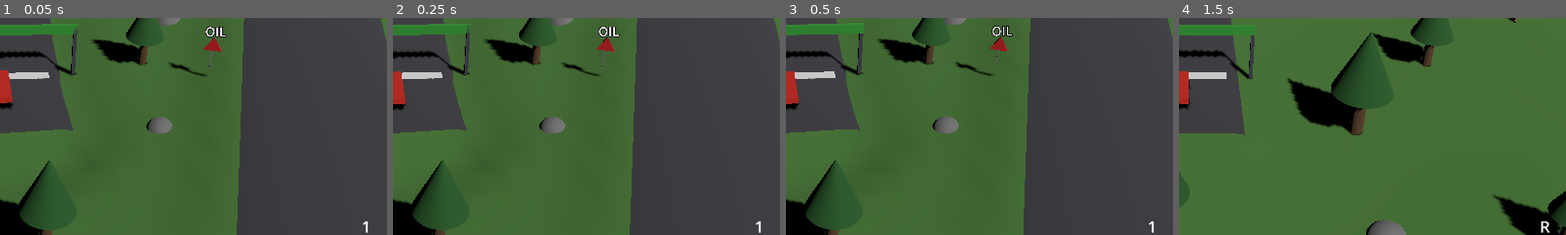
Above: before the commit, frames 1-4 (left to right).
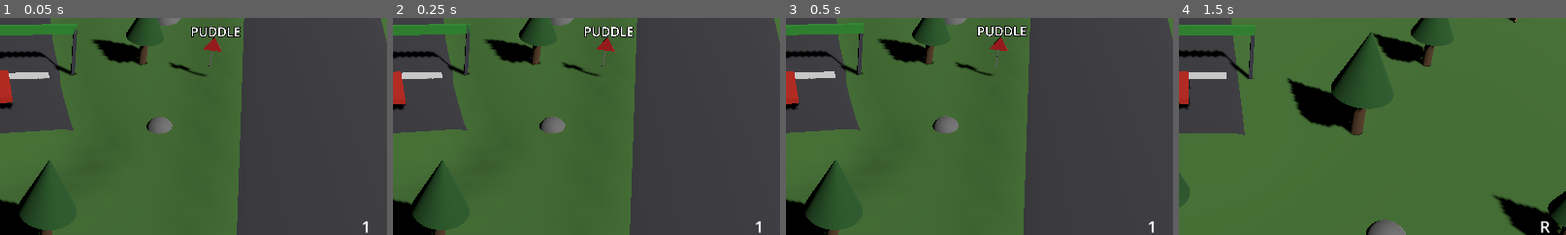
Above: after the commit, the same moments.

Repository: JulianHeissinger/RallyGame
Game: Godot game, scene res://scenes/stage.tscn
Two runs of this game, one before a commit and one after it. Both use one fixed random seed, a clock stepped at 60 frames per second and the inputs below. The project has no main scene, so this scene is started directly.
Inputs:
- Up to frame 1 (0.05 s): no input
- Up to frame 2 (0.25 s): no input
- Up to frame 3 (0.5 s): no input
- Up to frame 4 (1.5 s): hold D (steer_right) 0.53-1.28 s; hold R (reroll_stage) 0.53-1.28 s; hold S (brake) from 1.28 s (still down); tap W (throttle) at 1.35 s
The pictures show only the part of the screen within x 50-100%, y 34-84%; the shares and areas given below are measured in that part.

The runs differ from the first frame. In frame 1, 0.5% of the frame differs, in the area x 49-63%, y 4-9%; in frame 2, 0.5%; in frame 3, 0.5%; in frame 4, nothing differs.

Commit message:
feat: add rockfall, falling tree and rolling hazards
Rocks fall from the verge onto the road, a tree falls across the road
(solid, lethal at speed), a cheese wheel and a tumbleweed roll across,
and a runaway wheel rolls toward the car. Completes task 6.7; notes
headless script watchdog and steering in AGENTS.md and the tuning to do
in the roadmap.

Diff:
--- /dev/null
+++ b/data/hazards/cheese_wheel.tres
@@ -0,0 +1,13 @@
+[gd_resource type="Resource" script_class="HazardDef" format=3]
+
+[ext_resource type="PackedScene" path="res://scenes/hazards/cheese_wheel.tscn" id="1_scene"]
+[ext_resource type="Script" path="res://scripts/hazards/hazard_def.gd" id="2_def"]
+
+[resource]
+script = ExtResource("2_def")
+name = "cheese_wheel"
+scene = ExtResource("1_scene")
+min_difficulty = 1
+sign_text = "CHEESE"
+surfaces = PackedStringArray()
+on_road = false
--- /dev/null
+++ b/data/hazards/falling_tree.tres
@@ -0,0 +1,13 @@
+[gd_resource type="Resource" script_class="HazardDef" format=3]
+
+[ext_resource type="PackedScene" path="res://scenes/hazards/falling_tree.tscn" id="1_scene"]
+[ext_resource type="Script" path="res://scripts/hazards/hazard_def.gd" id="2_def"]
+
+[resource]
+script = ExtResource("2_def")
+name = "falling_tree"
+scene = ExtResource("1_scene")
+min_difficulty = 2
+sign_text = "TREE"
+surfaces = PackedStringArray()
+on_road = false
--- /dev/null
+++ b/data/hazards/rockfall.tres
@@ -0,0 +1,13 @@
+[gd_resource type="Resource" script_class="HazardDef" format=3]
+
+[ext_resource type="PackedScene" path="res://scenes/hazards/rockfall.tscn" id="1_scene"]
+[ext_resource type="Script" path="res://scripts/hazards/hazard_def.gd" id="2_def"]
+
+[resource]
+script = ExtResource("2_def")
+name = "rockfall"
+scene = ExtResource("1_scene")
+min_difficulty = 2
+sign_text = "ROCKFALL"
+surfaces = PackedStringArray()
+on_road = false
--- /dev/null
+++ b/data/hazards/runaway_wheel.tres
@@ -0,0 +1,13 @@
+[gd_resource type="Resource" script_class="HazardDef" format=3]
+
+[ext_resource type="PackedScene" path="res://scenes/hazards/runaway_wheel.tscn" id="1_scene"]
+[ext_resource type="Script" path="res://scripts/hazards/hazard_def.gd" id="2_def"]
+
+[resource]
+script = ExtResource("2_def")
+name = "runaway_wheel"
+scene = ExtResource("1_scene")
+min_difficulty = 1
+sign_text = "WHEEL"
+surfaces = PackedStringArray()
+on_road = true
--- /dev/null
+++ b/data/hazards/tumbleweed.tres
@@ -0,0 +1,13 @@
+[gd_resource type="Resource" script_class="HazardDef" format=3]
+
+[ext_resource type="PackedScene" path="res://scenes/hazards/tumbleweed.tscn" id="1_scene"]
+[ext_resource type="Script" path="res://scripts/hazards/hazard_def.gd" id="2_def"]
+
+[resource]
+script = ExtResource("2_def")
+name = "tumbleweed"
+scene = ExtResource("1_scene")
+min_difficulty = 1
+sign_text = "TUMBLEWEED"
+surfaces = PackedStringArray()
+on_road = false
--- /dev/null
+++ b/scenes/hazards/cheese_wheel.tscn
@@ -0,0 +1,33 @@
+[gd_scene format=3]
+
+[ext_resource type="Script" path="res://scripts/hazards/roller.gd" id="1_roller"]
+
+[sub_resource type="CylinderShape3D" id="Shape"]
+height = 0.5
+radius = 0.8
+
+[sub_resource type="StandardMaterial3D" id="Material"]
+albedo_color = Color(0.98, 0.8, 0.25, 1)
+
+[sub_resource type="CylinderMesh" id="Mesh"]
+material = SubResource("Material")
+top_radius = 0.8
+bottom_radius = 0.8
+height = 0.5
+
+[node name="CheeseWheel" type="Node3D"]
+script = ExtResource("1_roller")
+radius = 0.8
+
+[node name="Body" type="RigidBody3D" parent="."]
+collision_layer = 2
+collision_mask = 3
+mass = 120.0
+freeze = true
+metadata/impact_scale = 0.5
+
+[node name="Collision" type="CollisionShape3D" parent="Body"]
+shape = SubResource("Shape")
+
+[node name="Mesh" type="MeshInstance3D" parent="Body"]
+mesh = SubResource("Mesh")
--- /dev/null
+++ b/scenes/hazards/falling_tree.tscn
@@ -0,0 +1,7 @@
+[gd_scene format=3]
+
+[ext_resource type="Script" path="res://scripts/hazards/falling_tree.gd" id="1_script"]
+
+[node name="FallingTree" type="Node3D"]
+script = ExtResource("1_script")
+lead_time = 2.5
--- /dev/null
+++ b/scenes/hazards/rockfall.tscn
@@ -0,0 +1,6 @@
+[gd_scene format=3]
+
+[ext_resource type="Script" path="res://scripts/hazards/rockfall.gd" id="1_script"]
+
+[node name="Rockfall" type="Node3D"]
+script = ExtResource("1_script")
--- /dev/null
+++ b/scenes/hazards/runaway_wheel.tscn
@@ -0,0 +1,36 @@
+[gd_scene format=3]
+
+[ext_resource type="Script" path="res://scripts/hazards/roller.gd" id="1_roller"]
+
+[sub_resource type="CylinderShape3D" id="Shape"]
+height = 0.25
+radius = 0.35
+
+[sub_resource type="StandardMaterial3D" id="Material"]
+albedo_color = Color(0.08, 0.08, 0.08, 1)
+
+[sub_resource type="CylinderMesh" id="Mesh"]
+material = SubResource("Material")
+top_radius = 0.35
+bottom_radius = 0.35
+height = 0.25
+
+[node name="RunawayWheel" type="Node3D"]
+script = ExtResource("1_roller")
+lead_time = 4.0
+speed = 8.0
+across = false
+radius = 0.35
+
+[node name="Body" type="RigidBody3D" parent="."]
+collision_layer = 2
+collision_mask = 3
+mass = 25.0
+freeze = true
+metadata/impact_scale = 0.3
+
+[node name="Collision" type="CollisionShape3D" parent="Body"]
+shape = SubResource("Shape")
+
+[node name="Mesh" type="MeshInstance3D" parent="Body"]
+mesh = SubResource("Mesh")
--- /dev/null
+++ b/scenes/hazards/tumbleweed.tscn
@@ -0,0 +1,36 @@
+[gd_scene format=3]
+
+[ext_resource type="Script" path="res://scripts/hazards/roller.gd" id="1_roller"]
+
+[sub_resource type="SphereShape3D" id="Shape"]
+radius = 0.5
+
+[sub_resource type="StandardMaterial3D" id="Material"]
+transparency = 1
+albedo_color = Color(0.6, 0.45, 0.25, 0.8)
+
+[sub_resource type="SphereMesh" id="Mesh"]
+material = SubResource("Material")
+radius = 0.5
+height = 1.0
+
+[node name="Tumbleweed" type="Node3D"]
+script = ExtResource("1_roller")
+speed = 4.0
+start_gap = 3.0
+early = 0.5
+push = true
+radius = 0.5
+
+[node name="Body" type="RigidBody3D" parent="."]
+collision_layer = 2
+collision_mask = 3
+mass = 5.0
+freeze = true
+metadata/impact_scale = 0.0
+
+[node name="Collision" type="CollisionShape3D" parent="Body"]
+shape = SubResource("Shape")
+
+[node name="Mesh" type="MeshInstance3D" parent="Body"]
+mesh = SubResource("Mesh")
--- /dev/null
+++ b/scripts/hazards/falling_tree.gd
@@ -0,0 +1,50 @@
+class_name FallingTree
+extends ApproachHazard
+## A tree standing at the road edge that falls across the road on approach, pivoting on its base
+## in the verge, over `fall_time` seconds and speeding up as it falls. Once down it is a
+## `FallenTree` (in group `solid`, lethal at speed) with its crown at the tip on the road.
+
+const TREE_SCENE := preload("res://scenes/hazards/fallen_tree.tscn")
+
+@export var fall_time := 1.2
+
+var _pivot := Node3D.new()
+var _tree: FallenTree
+var _upright := 0.0
+var _timer := 0.0
+
+
+func _setup(def: HazardDef, rng: RandomNumberGenerator) -> void:
+	_tree = TREE_SCENE.instantiate()
+	_tree.transform = transform
+	_tree.setup(def, car, path, rng)
+	# The trunk runs from the gap end on the road to the base in the verge; the base is the end
+	# farther from the origin, on the side of the trunk centre.
+	var trunk: CollisionShape3D
+	var crown: MeshInstance3D
+	for child in _tree.get_children():
+		if child is CollisionShape3D:
+			trunk = child
+		elif child is MeshInstance3D and child.mesh is SphereMesh:
+			crown = child
+	var length := (trunk.shape as CylinderShape3D).height
+	var side := signf(trunk.position.x)
+	var base := trunk.position.x + side * length / 2.0
+	var tip := trunk.position.x - side * length / 2.0
+	crown.position.x = tip
+	_pivot.position = Vector3(base, 0.0, 0.0)
+	_tree.transform = Transform3D(Basis.IDENTITY, Vector3(-base, 0.0, 0.0))
+	# Rotating about the road direction (z) by -side * 90° stands the trunk up from its base.
+	_upright = -side * PI / 2.0
+	_pivot.rotation.z = _upright
+	_pivot.add_child(_tree)
+	add_child(_pivot)
+
+
+func _physics_process(delta: float) -> void:
+	super(delta)
+	if not triggered or _timer >= fall_time:
+		return
+	_timer = minf(_timer + delta, fall_time)
+	var t := _timer / fall_time
+	_pivot.rotation.z = _upright * (1.0 - t * t)
--- /dev/null
+++ b/scripts/hazards/rockfall.gd
@@ -0,0 +1,57 @@
+class_name Rockfall
+extends ApproachHazard
+## Rocks that fall from the verge on a seeded side onto the road on approach. Each rock spawns
+## `drop_height` m up beside the road and is thrown toward the road; they stay there as obstacles.
+## Like the sheep they live on collision layer 2, so the car hits them but never stands on them.
+
+const STONE := Color(0.45, 0.42, 0.38)
+
+@export var count_range := Vector2i(4, 8)
+## Rocks spread over this many m along the road, centred on the placement.
+@export var spread_along := 12.0
+@export var size_range := Vector2(0.6, 1.0)
+## Mass in kg of a 1 m rock; smaller rocks scale with volume.
+@export var density := 300.0
+@export var drop_height := 8.0
+## Spawn distance range in m beyond the road edge.
+@export var gap_range := Vector2(2.0, 4.0)
+## Speed range in m/s toward the road at spawn.
+@export var throw_speed := Vector2(3.0, 6.0)
+@export var impact_scale := 0.5
+
+var _rng: RandomNumberGenerator
+var _side := 1.0
+
+
+func _setup(_def: HazardDef, rng: RandomNumberGenerator) -> void:
+	_rng = rng
+	_side = 1.0 if rng.randf() < 0.5 else -1.0
+
+
+func _trigger() -> void:
+	var material := HazardVisuals.material(STONE)
+	for i in _rng.randi_range(count_range.x, count_range.y):
+		var along := distance + _rng.randf_range(-spread_along, spread_along) / 2.0
+		var size := _rng.randf_range(size_range.x, size_range.y)
+		var shape := BoxShape3D.new()
+		shape.size = Vector3.ONE * size
+		var collision := CollisionShape3D.new()
+		collision.shape = shape
+		var mesh := BoxMesh.new()
+		mesh.size = shape.size
+		mesh.material = material
+		var visual := MeshInstance3D.new()
+		visual.mesh = mesh
+		var rock := RigidBody3D.new()
+		rock.collision_layer = 2
+		rock.collision_mask = 3
+		rock.mass = density * size * size * size
+		rock.set_meta("impact_scale", impact_scale)
+		rock.add_child(collision)
+		rock.add_child(visual)
+		var road := path.transform_at(along)
+		var start := verge_point(along, _side, _rng.randf_range(gap_range.x, gap_range.y)) + Vector3.UP * drop_height
+		var spin := Basis.from_euler(Vector3(_rng.randf() * TAU, _rng.randf() * TAU, _rng.randf() * TAU))
+		add_child(rock)
+		rock.global_transform = Transform3D(spin, start)
+		rock.linear_velocity = -road.basis.x * _side * _rng.randf_range(throw_speed.x, throw_speed.y)
--- /dev/null
+++ b/scripts/hazards/roller.gd
@@ -0,0 +1,56 @@
+class_name Roller
+extends ApproachHazard
+## A rolling `Body` (cheese wheel, runaway wheel, tumbleweed), frozen until triggered. `across`:
+## it starts `start_gap` m beyond the road edge on a seeded side and rolls across the road, timed
+## to reach the centreline `early` seconds before the car. Otherwise it starts on the road at the
+## placement and rolls toward the car with `lead_time`. With `push` it keeps its speed until past
+## the far verge (a tumbleweed in the wind); otherwise it only gets the start speed.
+
+@export var speed := 6.0
+@export var across := true
+@export var start_gap := 4.0
+@export var early := 1.0
+@export var push := false
+## Body radius in m; sets the start spin so it rolls without slipping.
+@export var radius := 0.5
+## Spawn height in m above the ground below the body's lowest point.
+const DROP := 0.3
+
+var _direction := Vector3.ZERO
+var _push_time := 0.0
+
+@onready var _body: RigidBody3D = $Body
+
+
+func _setup(_def: HazardDef, rng: RandomNumberGenerator) -> void:
+	var road := path.transform_at(distance)
+	var half := path.widths[clampi(path.distances.bsearch(distance), 0, path.widths.size() - 1)] / 2.0
+	var start := transform.origin
+	if across:
+		var side := 1.0 if rng.randf() < 0.5 else -1.0
+		start = verge_point(distance, side, start_gap)
+		_direction = -road.basis.x * side
+		lead_time = (half + start_gap) / speed + early
+		_push_time = 2.0 * (half + start_gap) / speed
+	else:
+		# The car drives toward -z of the road basis.
+		_direction = road.basis.z
+	var axis := Vector3.UP.cross(_direction).normalized()
+	var body := get_node("Body") as Node3D
+	body.transform = transform.affine_inverse() * Transform3D(
+			Basis(_direction, axis, _direction.cross(axis)), start + Vector3.UP * (radius + DROP))
+
+
+func _physics_process(delta: float) -> void:
+	super(delta)
+	if not push or not triggered or _push_time <= 0.0:
+		return
+	_push_time -= delta
+	var velocity := _direction * speed
+	_body.linear_velocity = Vector3(velocity.x, _body.linear_velocity.y, velocity.z)
+
+
+func _trigger() -> void:
+	_body.freeze = false
+	_body.linear_velocity = _direction * speed
+	_body.angular_velocity = Vector3.UP.cross(_direction * speed) / radius
--- a/scripts/stage/stage_params.gd
+++ b/scripts/stage/stage_params.gd
@@ -156,6 +156,11 @@
 		preload("res://data/hazards/crowd_surge.tres"),
 		preload("res://data/hazards/streaker.tres"),
 		preload("res://data/hazards/mascot.tres"),
+		preload("res://data/hazards/rockfall.tres"),
+		preload("res://data/hazards/falling_tree.tres"),
+		preload("res://data/hazards/cheese_wheel.tres"),
+		preload("res://data/hazards/runaway_wheel.tres"),
+		preload("res://data/hazards/tumbleweed.tres"),
 	]
 	surfaces = [
 		SurfaceSectionDef.create("gravel", "grass", 1.0, Vector2(300.0, 700.0)),
Not shown, added: scripts/hazards/falling_tree.gd.uid
Not shown, added: scripts/hazards/rockfall.gd.uid
Not shown, added: scripts/hazards/roller.gd.uid
Not shown, changed: AGENTS.md
Not shown, changed: docs/roadmap.md
Not shown, changed: openspec/changes/bootstrap-vertical-slice/tasks.md
